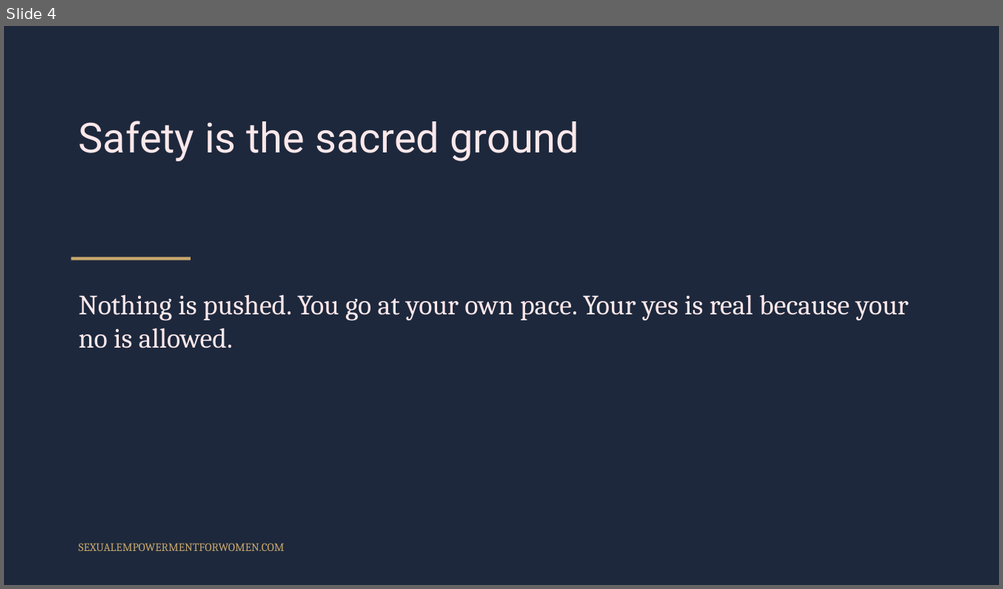
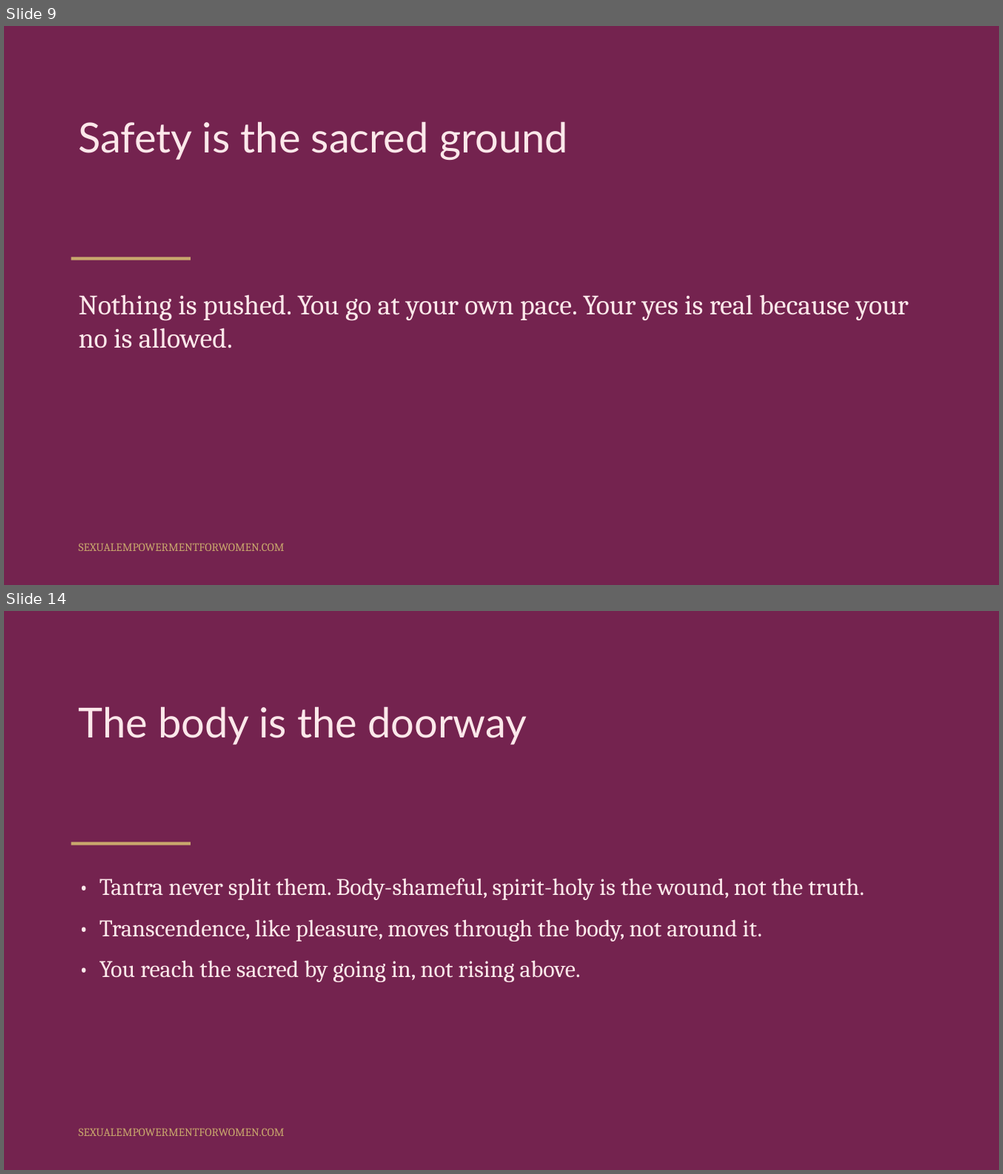
Before and after one commit to tarisha-starr/GitHub-folder, a slide deck: content/sessions/slides/Spirituality-and-Sexuality.pptx. Shown one above the other, each under a label of ours: slide 4 before the commit, slides 9 and 14 after it; the slides between them are not shown. The pictures are 1003x589 and 1003x1174 pixels, drawn with LibreOffice and Linux fonts; fonts in the diff are those of the drawing. Boxes give left, top, right and bottom in pixels: in the first picture for what was removed or moved away, otherwise in the second. Text is boxed around its words. In the diff, an @@ line names an element or a change of style, - is before the commit and + after.

```diff
--- a/content/sessions/slides/Spirituality-and-Sexuality.pptx
+++ b/content/sessions/slides/Spirituality-and-Sexuality.pptx
@@ slide 14 added at bbox=[4, 611, 999, 1170], background #74234F @@
@@ text added at bbox=[79, 706, 527, 745], 40 pt, text #FCE8EA @@
+The body is the doorway
@@ rectangle added at bbox=[71, 843, 190, 846], fill #C9A86D @@
@@ text added at bbox=[99, 878, 864, 982], 23 pt, text #FCE8EA @@
+• Tantra never split them. Body-shameful, spirit-holy is the wound, not the truth.
+• Transcendence, like pleasure, moves through the body, not around it.
+• You reach the sacred by going in, not rising above.
@@ text added at bbox=[79, 1128, 284, 1136], 11 pt, text #C9A86D @@
+SEXUALEMPOWERMENTFORWOMEN.COM
@@ what was slide 4 is now slide 9 @@
@@ slide 9 changed as well @@
@@ background #1D283C to #74234F @@
@@ text "Safety is the sacred ground" at bbox=[79, 121, 568, 160]: font Roboto to Lato @@
```
Also in this commit, not shown: 18 other slides changed, 13 other slides added, 2 slides removed, 3 other files.
